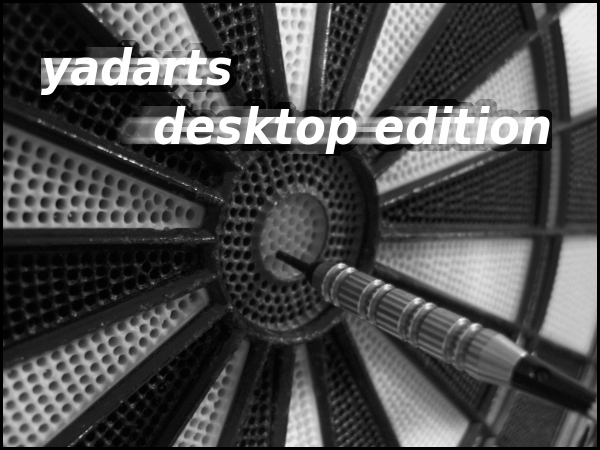
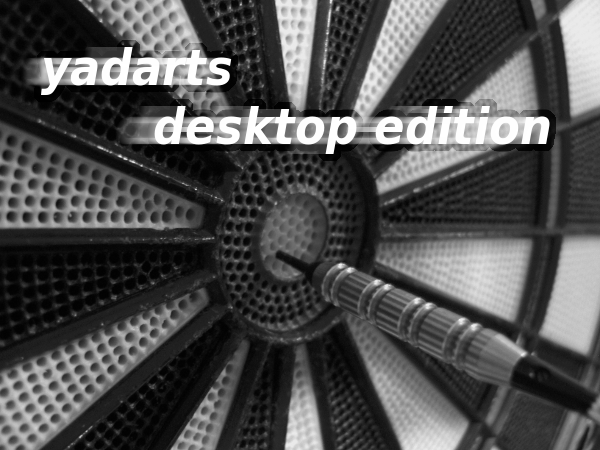
Layered file, before and after one edit (600x450). Changes by layer:
painted on "yadarts ... #2" over [21,55,58,95]
painted on "yadarts ... #1" over [34,40,556,161]
hid "Ebene" over [0,0,600,450]
painted on "DarkShades.jpg" over [17,71,42,93]
